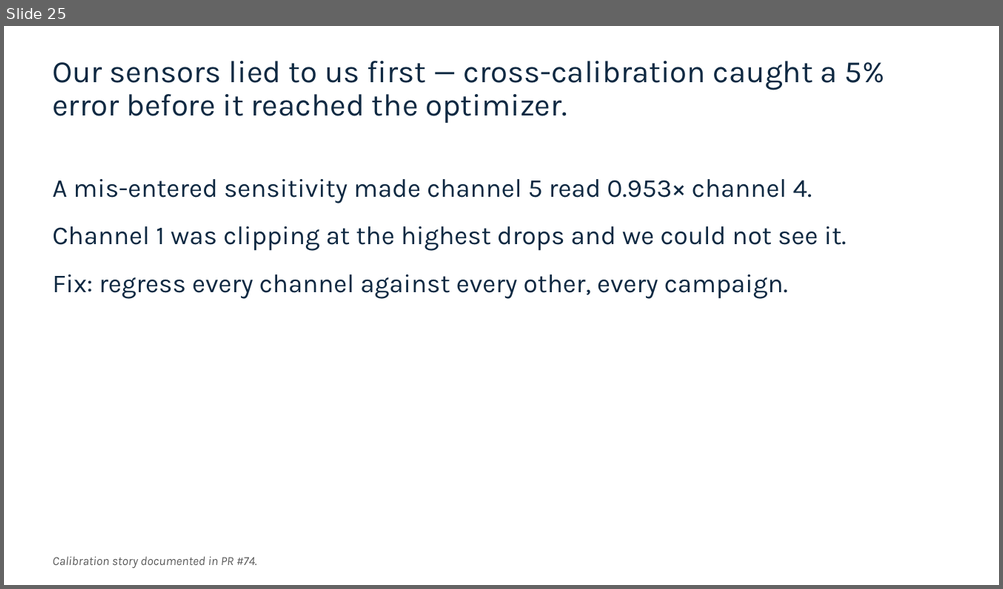
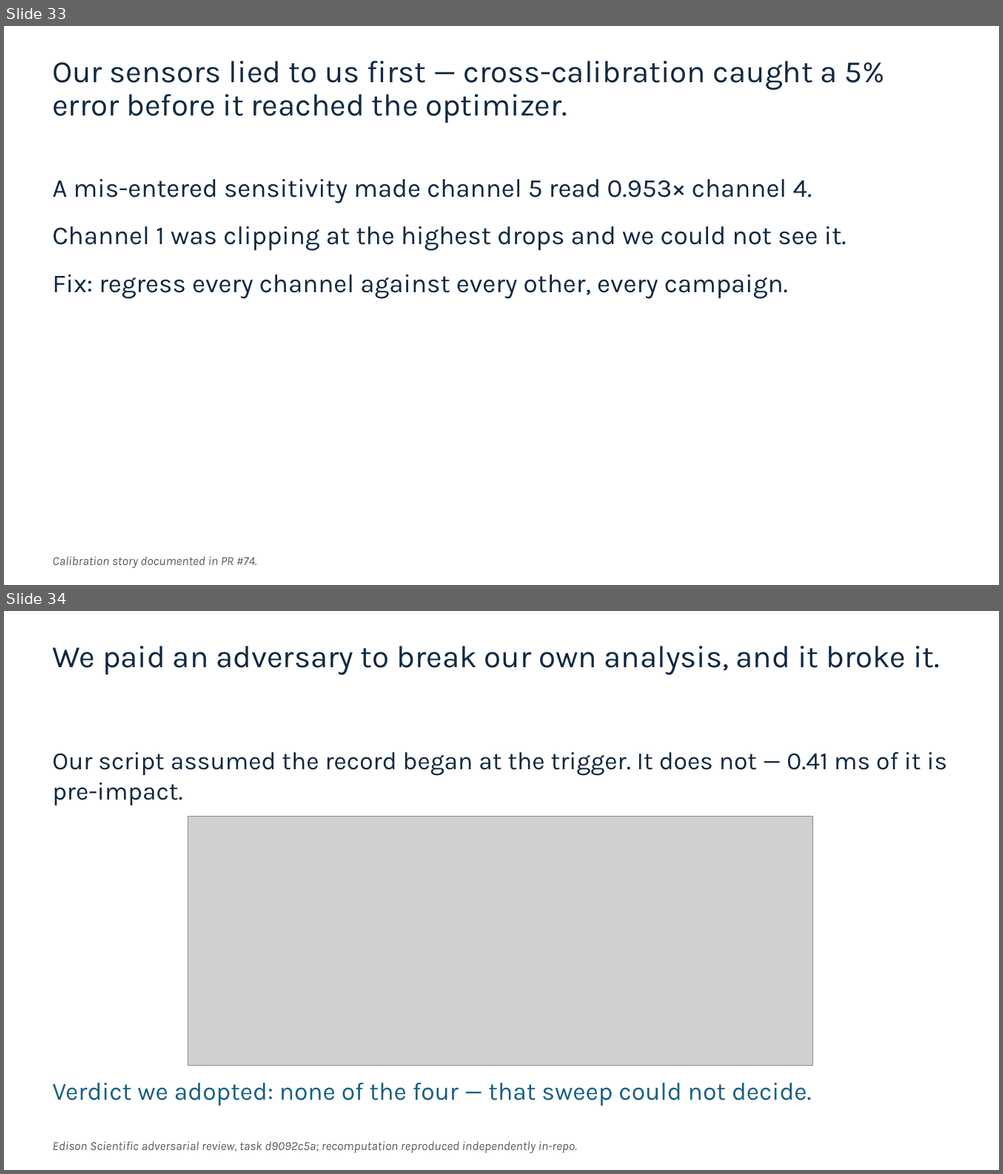
Before and after one commit to vertical-cloud-lab/tensegrity-optimization, a slide deck: presentation/Slide Decks/IDETC Supplement Slides (BO block + gap + video + accel).pptx. Shown one above the other, each under a label of ours: slide 25 before the commit, slides 33 and 34 after it. The pictures are 1003x589 and 1003x1174 pixels, drawn with LibreOffice and Linux fonts; fonts in the diff are those of the drawing; grey boxes stand for pictures. Boxes give left, top, right and bottom in pixels: in the first picture for what was removed or moved away, otherwise in the second. Text is boxed around its words. In the diff, an @@ line names an element or a change of style, - is before the commit and + after.

```diff
--- a/presentation/Slide Decks/IDETC Supplement Slides (BO block + gap + video + accel).pptx
+++ b/presentation/Slide Decks/IDETC Supplement Slides (BO block + gap + video + accel).pptx
@@ slide 34 added at box(4, 611, 999, 1170), background #FFFFFF @@
@@ title added at box(52, 646, 939, 675), 30 pt, text #0E2841 @@
+We paid an adversary to break our own analysis, and it broke it.
@@ text added at box(52, 752, 948, 806), 24 pt, text #0E2841 @@
+Our script assumed the record began at the trigger. It does not — 0.41 ms of it is pre-impact.
@@ picture added at box(188, 816, 813, 1066) @@
@@ text added at box(52, 1083, 811, 1106), 24 pt, text #156082 @@
+Verdict we adopted: none of the four — that sweep could not decide.
@@ text added at box(52, 1142, 577, 1153), 12 pt, text #595959, italic @@
+Edison Scientific adversarial review, task d9092c5a; recomputation reproduced independently in-repo.
@@ what was slide 25 is now slide 33 @@
```
Also in this commit, not shown: 2 slides changed, 9 other slides added, 55 other files.
